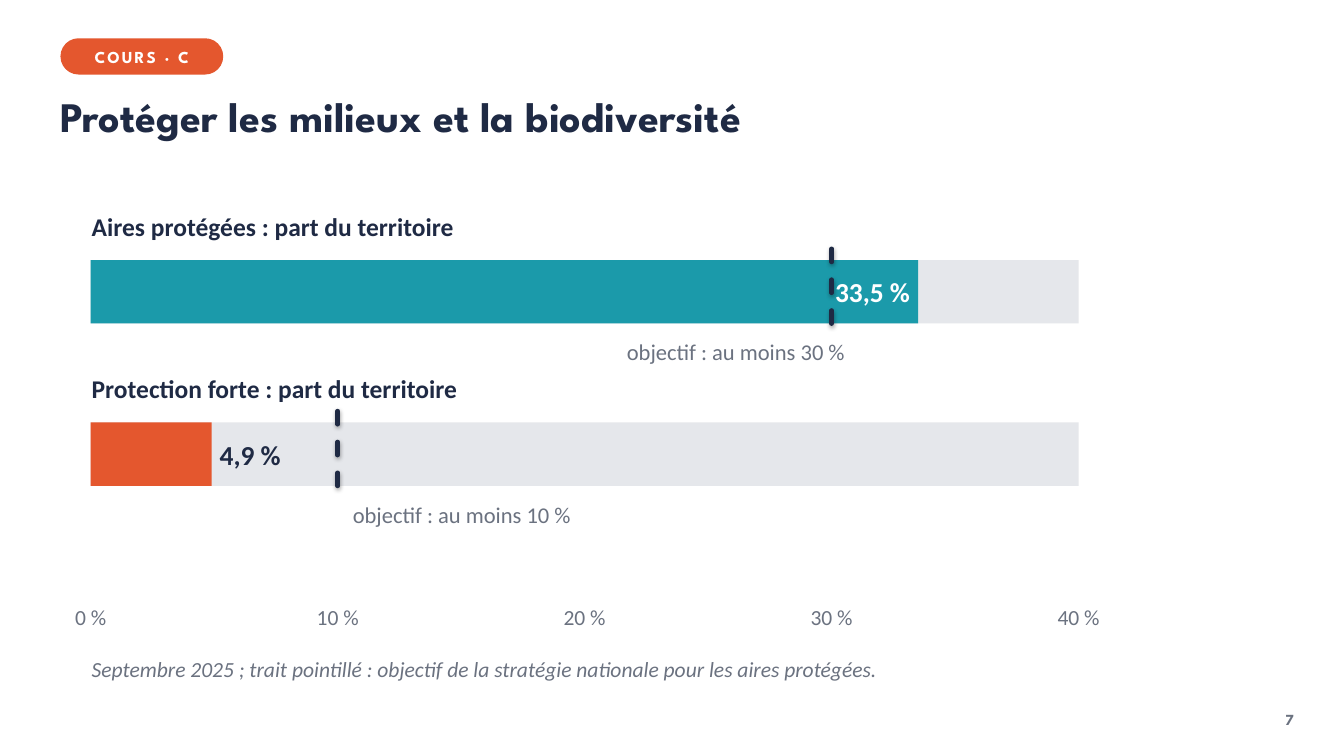
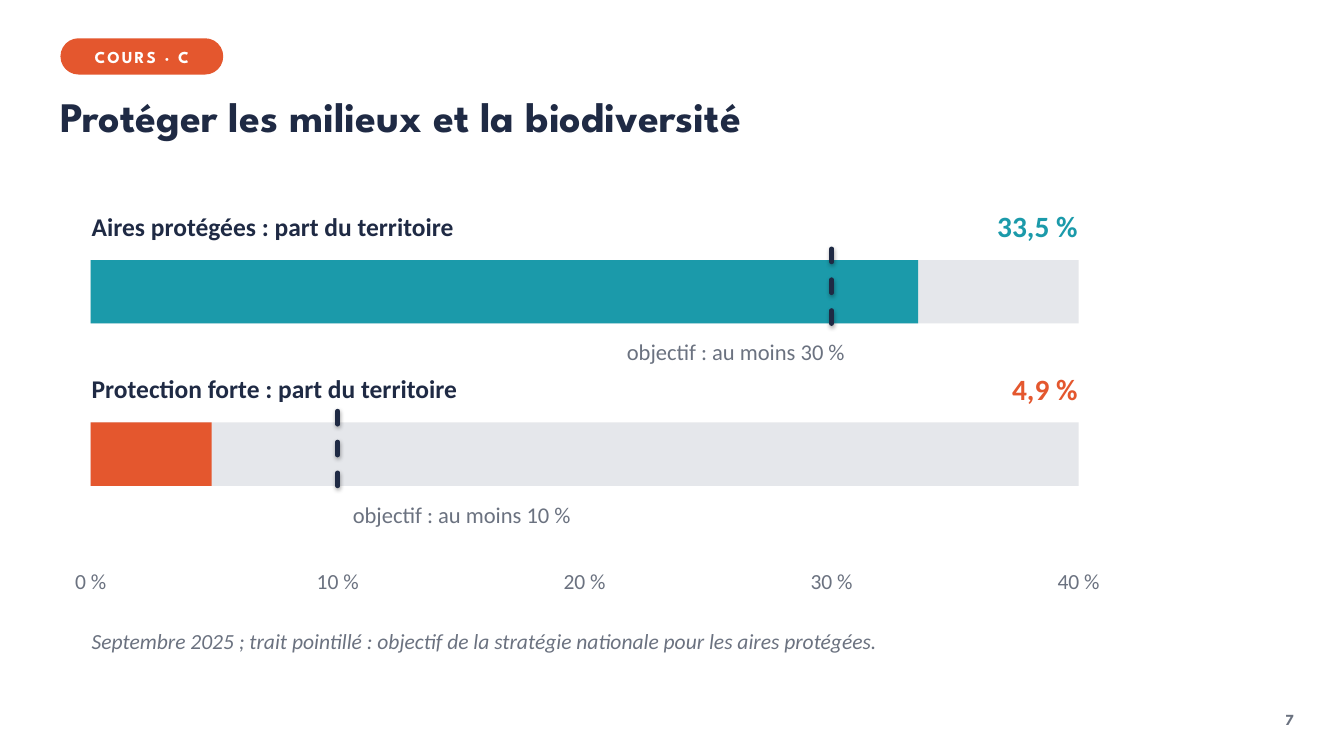
Before and after one commit to VinceIXIV/SVT-cour, a slide deck: slide 7 of cours/3e/S21-agir-pour-l-environnement/3e-S21-diaporama.pptx. Drawn at 1344x756 pixels with LibreOffice and Linux fonts; fonts in the diff are those of the drawing. Boxes give left, top, right and bottom in pixels: in the first picture for what was removed or moved away, otherwise in the second. Text is boxed around its words. In the diff, an @@ line names an element or a change of style, - is before the commit and + after.

```diff
--- a/cours/3e/S21-agir-pour-l-environnement/3e-S21-diaporama.pptx
+++ b/cours/3e/S21-agir-pour-l-environnement/3e-S21-diaporama.pptx
@@ text "33,5 %": place and size @@
-text "33,5 %" at (835,284,884,306)
+text "33,5 %" at (997,217,1049,241)
@@ text "33,5 %" at (997,217,1049,241): size 19.6 to 21 pt, text colour #FFFFFF to #1B9AAA @@
@@ text "4,9 %": place and size @@
-text "4,9 %" at (220,447,255,469)
+text "4,9 %" at (1012,380,1049,404)
@@ text "4,9 %" at (1012,380,1049,404): size 19.6 to 21 pt, text colour #1F2A44 to #E4572E; alignment left to right @@
@@ 5 texts: place and size @@
-5 texts at (75,611,1080,625)
+5 texts at (75,575,1080,589)
@@ text "Septembre 2025 ; trait pointillé ...": place and size @@
-text "Septembre 2025 ; trait pointillé ..." at (92,662,876,681)
+text "Septembre 2025 ; trait pointillé ..." at (92,634,876,653)
```
Also in this commit, not shown: 1 other slide changed, 8 other files.
